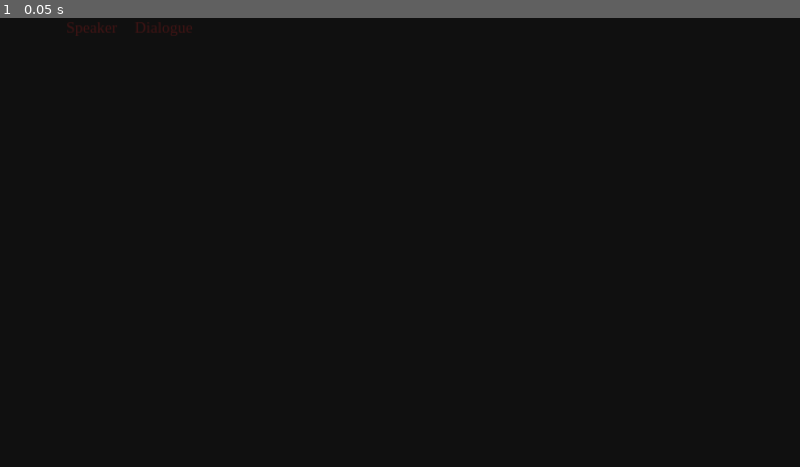
Above: before the commit, frame 1.
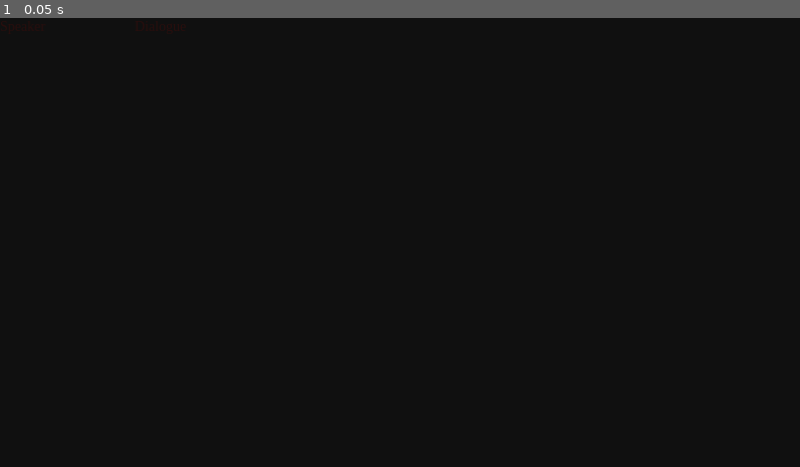
Above: after the commit, the same moment.

Repository: cyanindya/castelet
Game: Godot game, scene res://CasteletCore/GUINode/SingleDialogueLogNode.tscn
Two runs of this game, one before a commit and one after it. Both use one fixed random seed, a clock stepped at 60 frames per second and the inputs below. This scene is started directly instead of the project's main scene.
Inputs:
- Up to frame 1 (0.05 s): no input

The runs differ from the first frame. In frame 1, less than 0.1% of the frame differs, in the area x 0-24%, y 0-5%.
Error in both runs: Attempt to call function 'list_dir_begin' in base 'null instance' on a null instance. (res://CasteletAutoload/CasteletAssetsManager.gd:45)

Commit message:
Changed backlog node to use RichTextLabel

Diff:
--- a/CasteletCore/GUINode/SingleDialogueLogNode.tscn
+++ b/CasteletCore/GUINode/SingleDialogueLogNode.tscn
@@ -1,12 +1,11 @@
-[gd_scene load_steps=4 format=3 uid="uid://cgmjjwdjdb72i"]
+[gd_scene load_steps=7 format=3 uid="uid://cgmjjwdjdb72i"]
 
 [ext_resource type="Script" path="res://CasteletCore/GUINode/SingleDialogueLogNode.gd" id="1_etkmp"]
 [ext_resource type="FontFile" uid="uid://6grd7dg47tt" path="res://DefaultAssets/fonts/LiberationSerif-Regular.ttf" id="1_yhm4d"]
-
-[sub_resource type="LabelSettings" id="LabelSettings_dxor5"]
-font = ExtResource("1_yhm4d")
-font_size = 27
-font_color = Color(0.254902, 0.0784314, 0.0784314, 1)
+[ext_resource type="Theme" uid="uid://d4mfepejhjvvg" path="res://DefaultAssets/DefaultDialogueRichTextTypesetting.tres" id="2_d4khd"]
+[ext_resource type="FontFile" uid="uid://kgrh7hs65hcq" path="res://DefaultAssets/fonts/LiberationSerif-Bold.ttf" id="4_nwjpy"]
+[ext_resource type="FontFile" uid="uid://c713e1fx4f7r2" path="res://DefaultAssets/fonts/LiberationSerif-Italic.ttf" id="5_db5dd"]
+[ext_resource type="FontFile" uid="uid://ddr1ne202uwas" path="res://DefaultAssets/fonts/LiberationSerif-BoldItalic.ttf" id="6_08deq"]
 
 [node name="DialogueLog" type="HBoxContainer"]
 size_flags_horizontal = 3
@@ -14,19 +13,40 @@
 theme_override_constants/separation = 30
 script = ExtResource("1_etkmp")
 
-[node name="SpeakerLabel" type="Label" parent="."]
+[node name="SpeakerLabel" type="RichTextLabel" parent="."]
 custom_minimum_size = Vector2(200, 0)
 layout_mode = 2
 size_flags_vertical = 0
+mouse_filter = 2
+theme = ExtResource("2_d4khd")
+theme_override_colors/default_color = Color(0.160784, 0.054902, 0.0509804, 1)
+theme_override_constants/line_separation = 5
+theme_override_fonts/normal_font = ExtResource("1_yhm4d")
+theme_override_fonts/bold_font = ExtResource("4_nwjpy")
+theme_override_fonts/italics_font = ExtResource("5_db5dd")
+theme_override_fonts/bold_italics_font = ExtResource("6_08deq")
+bbcode_enabled = true
 text = "Speaker"
-label_settings = SubResource("LabelSettings_dxor5")
-horizontal_alignment = 2
-autowrap_mode = 3
+fit_content = true
+scroll_active = false
+shortcut_keys_enabled = false
+deselect_on_focus_loss_enabled = false
 
-[node name="DialogueLabel" type="Label" parent="."]
+[node name="DialogueLabel" type="RichTextLabel" parent="."]
 custom_minimum_size = Vector2(800, 0)
 layout_mode = 2
 size_flags_horizontal = 3
+mouse_filter = 2
+theme = ExtResource("2_d4khd")
+theme_override_colors/default_color = Color(0.160784, 0.054902, 0.0509804, 1)
+theme_override_constants/line_separation = 5
+theme_override_fonts/normal_font = ExtResource("1_yhm4d")
+theme_override_fonts/bold_font = ExtResource("4_nwjpy")
+theme_override_fonts/italics_font = ExtResource("5_db5dd")
+theme_override_fonts/bold_italics_font = ExtResource("6_08deq")
+bbcode_enabled = true
 text = "Dialogue"
-label_settings = SubResource("LabelSettings_dxor5")
-autowrap_mode = 3
+fit_content = true
+scroll_active = false
+shortcut_keys_enabled = false
+deselect_on_focus_loss_enabled = false
--- a/DefaultAssets/DefaultDialogueRichTextTypesetting.tres
+++ b/DefaultAssets/DefaultDialogueRichTextTypesetting.tres
@@ -1,7 +1,7 @@
 [gd_resource type="Theme" load_steps=2 format=3 uid="uid://d4mfepejhjvvg"]
 
-[ext_resource type="FontFile" uid="uid://6grd7dg47tt" path="res://DefaultAssets/fonts/LiberationSerif-Regular.ttf" id="1_ndakj"]
+[sub_resource type="FontVariation" id="FontVariation_7yw2x"]
 
 [resource]
-default_font = ExtResource("1_ndakj")
+default_font = SubResource("FontVariation_7yw2x")
 default_font_size = 24
